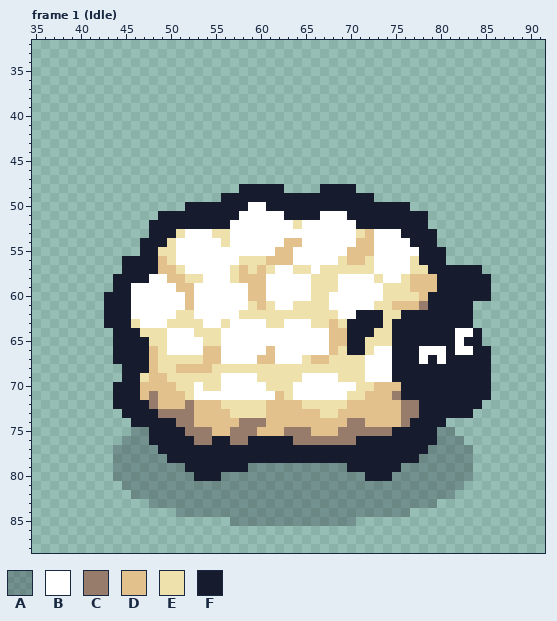
Edited in one commit: pixel-art file (Senior Project Game/Assets/Imports/Tiny Swords (Update 010)/Resources/Sheep/Happy_Sheep.aseprite). Above: the version before the commit.
128x128 pixels, 34 frames. Shown: frame 1 (Idle): x 35..91, y 32..88. The commit also changed other frames, which this record leaves out.
Palette (. is transparent): A #16172645  B #ffffff  C #977b6b  D #e3c18c  E #efe1ab  F #161c2e
New version:
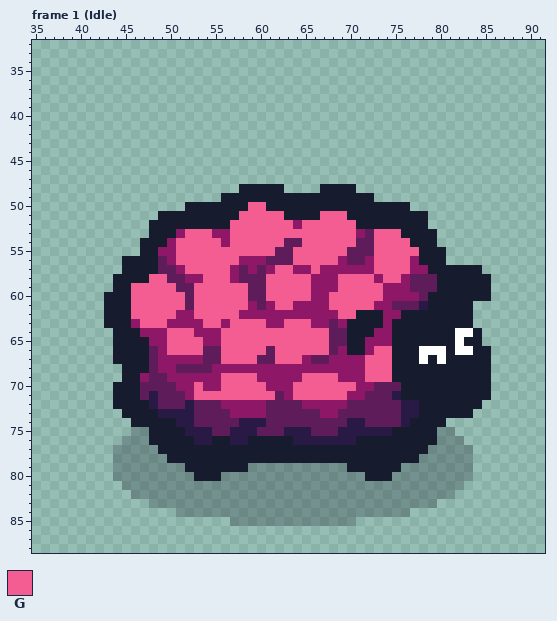
Colours new in this view: G #f45d92
Edits made:
@@ palette @@
-C #977b6b
+C #291945
-D #e3c18c
+D #5e1c5a
-E #efe1ab
+E #8f1767
--- frame 1 (Idle), layer "Body"
@@ x 44..79 @@
 49 ............FFFFFFFFFFFFFFFFF.......
-50 ........FFFFFFFBBFFFFFFFFFFFFFFFF...
-51 .....FFFFFFFFFBBBBBFFFFBBBFFFFFFFFF.
-52 ....FFFFFFFFFBBBBBBBEBBBBBBFFFFFFFF.
-53 ....FFFEBBBEEBBBBBBBBBBBBBBEDBBBFFFF
-54 ...FFFEBBBBBEBBBBBBDDBBBBBBDDBBBBFFF
-55 ...FFEEBBBBBBBBBBBDDBBBBBBDDDBBBBBFF
-56 .FFFFDEBBBBBBBEEEDDDBBBBBEDDEBBBBEFF
-57 .FFFFDDEBBBBBEDEDEBBEEBEEEEEEBBBBEEF
-58 FFFFBBDDEEBBBEDDDBBBBBEEEBBBBEBBEDDD
-59 FFBBBBBDDBBBBBBDDBBBBBEEEBBBBBEEEDDD
-60 FFBBBBBBDBBBBBBDDBBBBBEEBBBBBBEEEEDF
-61 FFBBBBBBDBBBBBBEDEBBEEEEBBBBBEEDDDCF
-62 FFBBBBBEEBBBBBEEEEEEEEEEEBBFFFEEFFFF
-63 FFEBBBEEEEBBEBBBBEEBBBEEDEFFFFEFFFFF
-64 FFFEEEBBBEEEBBBBBBBBBBBBDDFFFEEFFFFF
-65 FFFFEEBBBBEEBBBBBBBBBBBBDDFFEEEFFFFF
-66 FFFFDEBBBBDDBBBBBDBBBBBBDEFFEBBFFFBB
-67 FFFFDEEEEEDDBBBBDDBBBEDDEEEEBBBFFFBF
-68 .FFFDEEDDDDEEEEEEEEEEEEEEEEEBBBFFFFF
-69 .FFEDDEEEEEEBBBBEEEEEBBBBEEEBBBFFFFF
-70 FFFDDDDEEBEEBBBBBEEEBBBBBBBEEDDDFFFF
-71 FFFDCDDDEBBBBBBBBBDEBBBBBBEEDDDCFFFF
+50 ........FFFFFFFGGFFFFFFFFFFFFFFFF...
+51 .....FFFFFFFFFGGGGGFFFFGGGFFFFFFFFF.
+52 ....FFFFFFFFFGGGGGGGEGGGGGGFFFFFFFF.
+53 ....FFFEGGGEEGGGGGGGGGGGGGGEDGGGFFFF
+54 ...FFFEGGGGGEGGGGGGDDGGGGGGDDGGGGFFF
+55 ...FFEEGGGGGGGGGGGDDGGGGGGDDDGGGGGFF
+56 .FFFFDEGGGGGGGEEEDDDGGGGGEDDEGGGGEFF
+57 .FFFFDDEGGGGGEDEDEGGEEGEEEEEEGGGGEEF
+58 FFFFGGDDEEGGGEDDDGGGGGEEEGGGGEGGEDDD
+59 FFGGGGGDDGGGGGGDDGGGGGEEEGGGGGEEEDDD
+60 FFGGGGGGDGGGGGGDDGGGGGEEGGGGGGEEEEDF
+61 FFGGGGGGDGGGGGGEDEGGEEEEGGGGGEEDDDCF
+62 FFGGGGGEEGGGGGEEEEEEEEEEEGGFFFEEFFFF
+63 FFEGGGEEEEGGEGGGGEEGGGEEDEFFFFEFFFFF
+64 FFFEEEGGGEEEGGGGGGGGGGGGDDFFFEEFFFFF
+65 FFFFEEGGGGEEGGGGGGGGGGGGDDFFEEEFFFFF
+66 FFFFDEGGGGDDGGGGGDGGGGGGDEFFEGGFFFBB
+67 FFFFDEEEEEDDGGGGDDGGGEDDEEEEGGGFFFBF
+68 .FFFDEEDDDDEEEEEEEEEEEEEEEEEGGGFFFFF
+69 .FFEDDEEEEEEGGGGEEEEEGGGGEEEGGGFFFFF
+70 FFFDDDDEEGEEGGGGGEEEGGGGGGGEEDDDFFFF
+71 FFFDCDDDEGGGGGGGGGDEGGGGGGEEDDDCFFFF
 72 FFFFCDDDCDDDEEEEEDDDDEEEEEDDDDDDCCFF
Pixel boxes of the changes (left, top, right, bottom) in both pictures:
changed: (131, 202, 437, 445)
